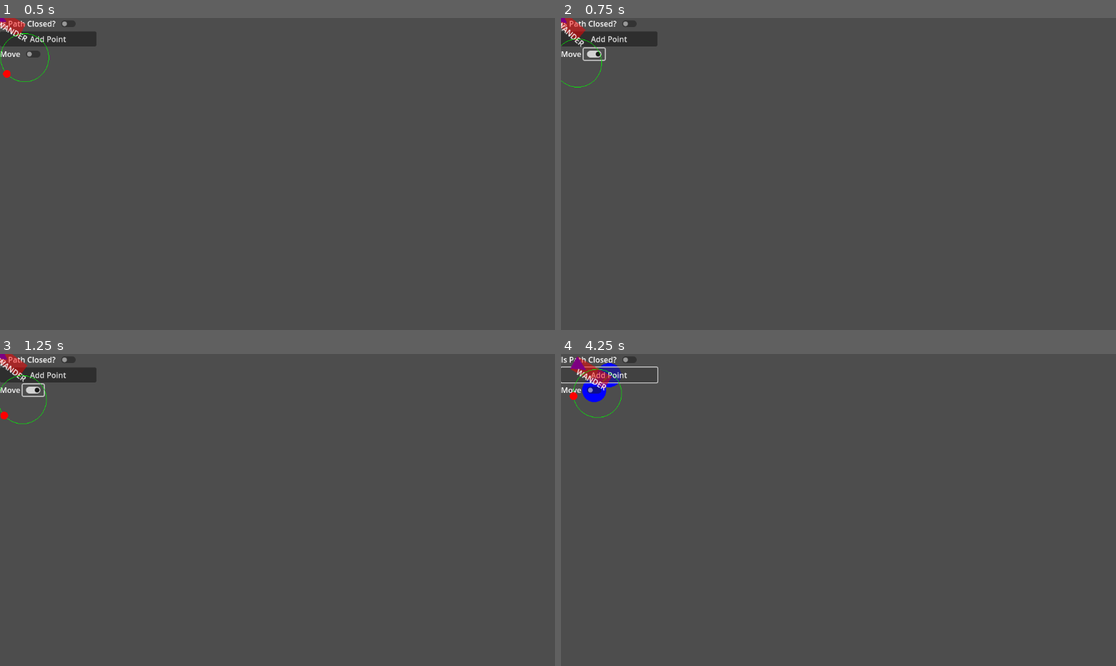
Above: before the commit, frames 1-4 (two rows, left to right).
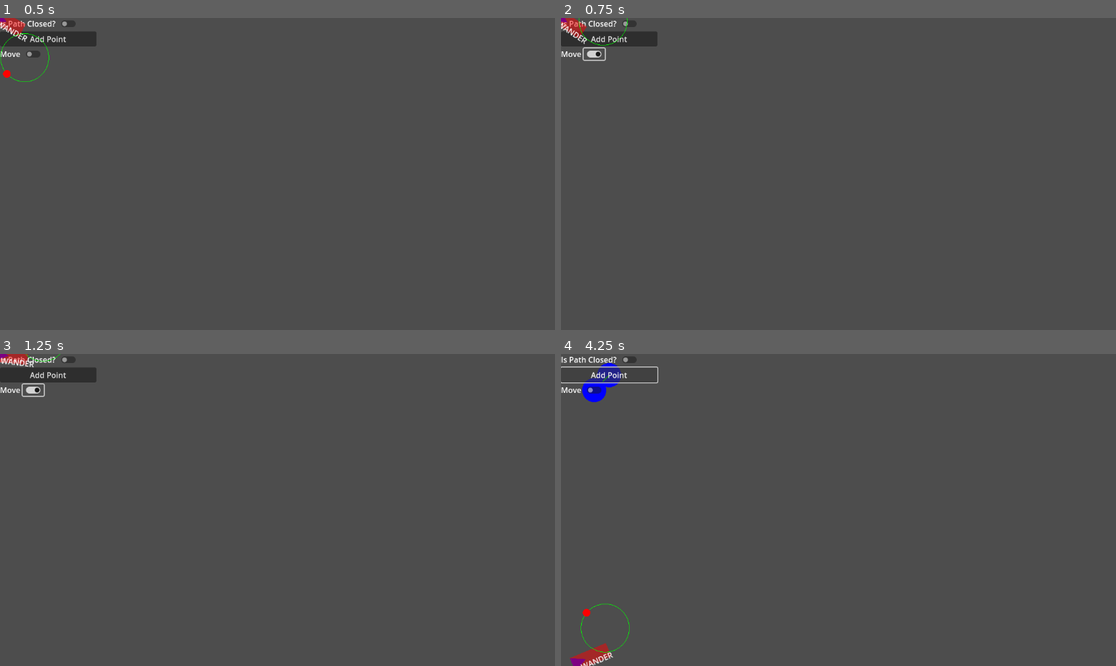
Above: after the commit, the same moments.

Repository: 702BH/GameAIProjects
Game: Godot game, scene res://ProgrammingGameAIByExample/path_following.tscn
Two runs of this game, one before a commit and one after it. Both use one fixed random seed, a clock stepped at 60 frames per second and the inputs below. The project has no main scene, so this scene is started directly.
Inputs (mouse positions are in pixels of both pictures, inside the frame that each line leads up to):
- Up to frame 1 (0.5 s): no input
- Up to frame 2 (0.75 s): click (594, 55) at 0.5 s
- Up to frame 3 (1.25 s): no input
- Up to frame 4 (4.25 s): click "Add Point" at 1.25 s; click "Add Point" at 2 s; click (594, 391) at 2.75 s; click "Add Point" at 3.5 s

Frame 1 is identical in both runs. In frame 2, 0.2% of the frame differs, in the area x 0-13%, y 0-23%; in frame 3, 0.4%; in frame 4, 0.9%, in the area x 1-13%, y 0-100%.

Commit message:
implementing follow offset pursuit

Diff:
--- a/aiforgamesprojects/ProgrammingGameAIByExample/SteeringBehaviours/steering_path_following.gd
+++ b/aiforgamesprojects/ProgrammingGameAIByExample/SteeringBehaviours/steering_path_following.gd
@@ -3,14 +3,43 @@
 
 const WAYPOINT_SEEK_DISTANCE := 200.0
 
+const DecelerationTweaker := 0.3
+
+
+var selected_dec
+
+
+
 var current_way_point : Vector2
-var new_way_point
 
 func _enter_tree() -> void:
+	selected_dec = Vehicle.Deceleration.NORMAL
 	if !path.points.is_empty():
-		current_way_point = path.points[0]
+		current_way_point = path.get_next_way_point()
+	else:
+		transition_state(Vehicle.State.WANDER)
 
 
 func _physics_process(delta: float) -> void:
-	if current_way_point.distance_squared_to(vehicle.position) < WAYPOINT_SEEK_DISTANCE:
-		pass
+	if current_way_point == Vector2.ZERO:
+		if path.is_finished():
+			transition_state(Vehicle.State.WANDER)
+		else:
+			current_way_point = path.get_next_way_point()
+		return
+	# Arrive towards current way point
+	var to_target := current_way_point - vehicle.position
+	var dist := to_target.length()
+	if dist > 0:
+		var speed : float = dist / float(selected_dec) * DecelerationTweaker
+		speed = clamp(speed, 0.0, vehicle.max_speed)
+
+		var desired_velocity := to_target * speed / dist
+
+		vehicle.apply_force((desired_velocity - vehicle.velocity).limit_length(vehicle.max_force))
+
+	if dist < WAYPOINT_SEEK_DISTANCE:
+		current_way_point = path.get_next_way_point()
+
+	if current_way_point == Vector2.ZERO:
+		transition_state(Vehicle.State.WANDER)
--- /dev/null
+++ b/aiforgamesprojects/ProgrammingGameAIByExample/SteeringBehaviours/steering_pursue_offset.gd
@@ -0,0 +1,21 @@
+class_name SteeringPursueOffset
+extends SteeringState
+
+
+var offset_position
+
+const DecelerationTweaker := 0.3
+
+func _physics_process(delta: float) -> void:
+	offset_position = leader.position +  leader.velocity.normalized() * -15.0
+
+	var to_offset = offset_position - vehicle.position
+
+	var look_ahead_time = to_offset.length() / (vehicle.max_speed + leader.velocity.length())
+
+	var future_position = offset_position  + leader.velocity * look_ahead_time
+
+	var desired_velocity = (future_position - vehicle.position).normalized() * vehicle.max_speed
+	var steering = (desired_velocity - vehicle.velocity).limit_length(vehicle.max_force)
+
+	vehicle.apply_force(steering)
--- a/aiforgamesprojects/ProgrammingGameAIByExample/SteeringBehaviours/steering_state.gd
+++ b/aiforgamesprojects/ProgrammingGameAIByExample/SteeringBehaviours/steering_state.gd
@@ -12,7 +12,9 @@
 
 var path : PathI = null
 
-func setup(context_vehicle: Vehicle, context_target: Target, context_obstacles, context_state_data, context_interpose_1, context_interpose_2, context_path) ->void:
+var leader : Vehicle = null
+
+func setup(context_vehicle: Vehicle, context_target: Target, context_obstacles, context_state_data, context_interpose_1, context_interpose_2, context_path, context_leader) ->void:
 	vehicle = context_vehicle
 	target = context_target
 	obstacles = context_obstacles
@@ -20,6 +22,7 @@
 	interpose_target_1 = context_interpose_1
 	interpose_target_2 = context_interpose_2
 	path = context_path
+	leader = context_leader
 
 
 func transition_state(new_state: Vehicle.State, state_data: SteeringStateData = SteeringStateData.new()) -> void:
--- /dev/null
+++ b/aiforgamesprojects/ProgrammingGameAIByExample/cross_hair.gd
@@ -0,0 +1,22 @@
+class_name CrossHair
+extends Target
+
+var is_placing := false
+
+
+
+func _input(event: InputEvent) -> void:
+	if event is InputEventMouseButton and event.is_pressed():
+		if event.button_index == MOUSE_BUTTON_LEFT:
+			is_placing = !is_placing
+
+
+func _process(delta: float) -> void:
+	queue_redraw()
+	if is_placing:
+		global_position = get_global_mouse_position()
+
+
+func _draw() -> void:
+	draw_line(Vector2(0, -10), Vector2(0, 10), "red", 2.0)
+	draw_line(Vector2(-10, 0), Vector2(10, 0), "red", 2.0)
--- /dev/null
+++ b/aiforgamesprojects/ProgrammingGameAIByExample/follow_offset.gd
@@ -0,0 +1,31 @@
+extends Node2D
+
+
+
+@onready var vehicle_prefab := preload("res://ProgrammingGameAIByExample/vehicle.tscn")
+@onready var crosshair : CrossHair = $CrossHair
+@onready var vehicle_container : Node2D = $VehicleContainer
+
+func _ready() -> void:
+	crosshair.is_placing = true
+	spawn_vehicles()
+
+
+func spawn_vehicles():
+	var leader : Vehicle = vehicle_prefab.instantiate()
+	leader.target = crosshair
+	leader.radius = 15.0
+	leader.is_debugging = false
+	leader.position = Vector2(get_window().size.x / 2, get_window().size.y / 2)
+	leader.switch_state(Vehicle.State.ARRIVE)
+	vehicle_container.add_child(leader)
+
+	for i in range(2):
+		var follower : Vehicle = vehicle_prefab.instantiate()
+		follower.leader = leader
+		follower.radius = 7.0
+		follower.is_debugging = false
+		follower.position = Vector2(get_window().size.x / 2 + randf_range(-20, 20), get_window().size.y / 2 + randf_range(-20, 20))
+		follower.switch_state(Vehicle.State.PURSUE_OFFSET)
+		follower.name = "Follower : " + str(i)
+		vehicle_container.add_child(follower)
--- /dev/null
+++ b/aiforgamesprojects/ProgrammingGameAIByExample/follow_offset.tscn
@@ -0,0 +1,12 @@
+[gd_scene load_steps=3 format=3 uid="uid://dhq8fw76dc246"]
+
+[ext_resource type="Script" uid="uid://oashvt216vyo" path="res://ProgrammingGameAIByExample/follow_offset.gd" id="1_crekm"]
+[ext_resource type="Script" uid="uid://c4611v1yhve07" path="res://ProgrammingGameAIByExample/cross_hair.gd" id="1_nva44"]
+
+[node name="FollowOffset" type="Node2D"]
+script = ExtResource("1_crekm")
+
+[node name="CrossHair" type="Node2D" parent="."]
+script = ExtResource("1_nva44")
+
+[node name="VehicleContainer" type="Node2D" parent="."]
--- a/aiforgamesprojects/ProgrammingGameAIByExample/mover.gd
+++ b/aiforgamesprojects/ProgrammingGameAIByExample/mover.gd
@@ -7,6 +7,7 @@
 var radius := 15.0
 var min_detection_box_length := 50.0
 var detection_box_length := 50.0
+var is_debugging := true
 
 enum Deceleration {FAST = 1, NORMAL = 2, SLOW = 3}
 
@@ -30,14 +31,15 @@
 	var points = PackedVector2Array([Vector2(-radius, -radius), Vector2(radius, 0), Vector2(-radius, radius)])
 	var colors = PackedColorArray([color.to_rgba64(), color.to_rgba64(), color.to_rgba64()])
 	draw_primitive(points, colors, [])
-	pointsDetector = PackedVector2Array([
-		Vector2(-radius, -radius),
-		Vector2(detection_box_length, -radius),
-		Vector2(detection_box_length, radius),
-		Vector2(-radius, radius)
-	])
-	var colorsDetector = PackedColorArray([Color.from_rgba8(255, 0,0,125), Color.from_rgba8(255, 0,0,125), Color.from_rgba8(255, 0,0,125)])
-	draw_primitive(pointsDetector, colorsDetector, [])
+	if is_debugging:
+		pointsDetector = PackedVector2Array([
+			Vector2(-radius, -radius),
+			Vector2(detection_box_length, -radius),
+			Vector2(detection_box_length, radius),
+			Vector2(-radius, radius)
+		])
+		var colorsDetector = PackedColorArray([Color.from_rgba8(255, 0,0,125), Color.from_rgba8(255, 0,0,125), Color.from_rgba8(255, 0,0,125)])
+		draw_primitive(pointsDetector, colorsDetector, [])
 
 
 func wrap_around() -> void:
--- a/aiforgamesprojects/ProgrammingGameAIByExample/path.gd
+++ b/aiforgamesprojects/ProgrammingGameAIByExample/path.gd
@@ -3,3 +3,21 @@
 var points : Array[Vector2] = []
 
 var is_closed := false
+
+var current_index :=0
+
+func get_next_way_point() -> Vector2:
+	if points.is_empty():
+		return Vector2.ZERO
+
+	if current_index >= points.size():
+		if is_closed:
+			current_index = 0
+		else:
+			return Vector2.ZERO
+	var point = points[current_index]
+	current_index +=1
+	return point
+
+func is_finished() -> bool:
+	return current_index >= points.size()
--- a/aiforgamesprojects/ProgrammingGameAIByExample/path_following.gd
+++ b/aiforgamesprojects/ProgrammingGameAIByExample/path_following.gd
@@ -6,10 +6,14 @@
 var is_placing_point := false
 
 @onready var vehicle : Vehicle = $Vehicle
+@onready var move_toggle :Button = $PathControls/VBoxContainer/HBoxContainer2/Move
+
+var is_moving := false
 
 func _ready() -> void:
 	vehicle.path = paths
-	vehicle.switch_state(vehicle.State.WANDER)
+	vehicle.switch_state(Vehicle.State.WANDER)
+	is_moving = move_toggle.button_pressed
 
 func _input(event: InputEvent) -> void:
 	if event is InputEventMouseButton and event.is_pressed():
@@ -18,8 +22,10 @@
 				is_placing_point = false
 				paths.points.append(get_global_mouse_position())
 
+
 func _process(delta: float) -> void:
 	queue_redraw()
+	print(paths.is_closed)
 
 func _on_add_point_pressed() -> void:
 	is_placing_point = true
@@ -36,3 +42,12 @@
 
 func _on_is_closed_toggled(toggled_on: bool) -> void:
 	paths.is_closed = !paths.is_closed
+
+
+func _on_move_toggled(toggled_on: bool) -> void:
+	paths.current_index = 0
+	is_moving = move_toggle.button_pressed
+	if is_moving:
+		vehicle.switch_state(Vehicle.State.PATH_FOLLOWING)
+	elif !(vehicle.current_state is SteeringWander):
+		vehicle.switch_state(Vehicle.State.WANDER)
--- a/aiforgamesprojects/ProgrammingGameAIByExample/path_following.tscn
+++ b/aiforgamesprojects/ProgrammingGameAIByExample/path_following.tscn
@@ -50,3 +50,4 @@
 
 [connection signal="toggled" from="PathControls/VBoxContainer/HBoxContainer/isClosed" to="." method="_on_is_closed_toggled"]
 [connection signal="pressed" from="PathControls/VBoxContainer/AddPoint" to="." method="_on_add_point_pressed"]
+[connection signal="toggled" from="PathControls/VBoxContainer/HBoxContainer2/Move" to="." method="_on_move_toggled"]
--- a/aiforgamesprojects/ProgrammingGameAIByExample/steering_state_factory.gd
+++ b/aiforgamesprojects/ProgrammingGameAIByExample/steering_state_factory.gd
@@ -12,7 +12,8 @@
 		Vehicle.State.OBSTACLE_AVOIDANCE : SteeringObstacleAvoidance,
 		Vehicle.State.WALL_AVOIDANCE : SteeringWallAvoidance,
 		Vehicle.State.INTERPOSE: SteeringInterpose,
-		Vehicle.State.PATH_FOLLOWING : SteeringPathFollowing
+		Vehicle.State.PATH_FOLLOWING : SteeringPathFollowing,
+		Vehicle.State.PURSUE_OFFSET : SteeringPursueOffset
 	}
 
 func get_fresh_state(state: Vehicle.State) -> SteeringState:
--- a/aiforgamesprojects/ProgrammingGameAIByExample/vehicle.gd
+++ b/aiforgamesprojects/ProgrammingGameAIByExample/vehicle.gd
@@ -4,7 +4,7 @@
 const PANIC_DISTANCE := 50.0
 
 
-enum State {SEEK, FLEE, ARRIVE, PURSUE, WANDER, OBSTACLE_AVOIDANCE, WALL_AVOIDANCE, INTERPOSE, PATH_FOLLOWING}
+enum State {SEEK, FLEE, ARRIVE, PURSUE, WANDER, OBSTACLE_AVOIDANCE, WALL_AVOIDANCE, INTERPOSE, PATH_FOLLOWING, PURSUE_OFFSET}
 
 
 
@@ -24,10 +24,12 @@
 
 var path: PathI = null
 
+var leader : Vehicle = null
 
 func _physics_process(delta: float) -> void:
-	detection_box_length = min_detection_box_length + (velocity.length() / max_speed) * min_detection_box_length
-	$Area2D/CollisionShape2D.shape.points = pointsDetector
+	if is_debugging:
+		detection_box_length = min_detection_box_length + (velocity.length() / max_speed) * min_detection_box_length
+		$Area2D/CollisionShape2D.shape.points = pointsDetector
 	velocity += acceleration * delta
 	velocity = velocity.limit_length(max_speed)
 	position += velocity * delta
@@ -39,7 +41,7 @@
 	if current_state != null:
 		current_state.queue_free()
 	current_state = state_factory.get_fresh_state(state)
-	current_state.setup(self, target, obstacles, state_data, interpose_target_1, interpose_target_2, path)
+	current_state.setup(self, target, obstacles, state_data, interpose_target_1, interpose_target_2, path, leader)
 	current_state.state_transition_requested.connect(switch_state.bind())
 	current_state.name = "SteeringStateMachine: " + str(state)
 	call_deferred("add_child", current_state)
Not shown, added: aiforgamesprojects/ProgrammingGameAIByExample/SteeringBehaviours/steering_pursue_offset.gd.uid
Not shown, added: aiforgamesprojects/ProgrammingGameAIByExample/cross_hair.gd.uid
Not shown, added: aiforgamesprojects/ProgrammingGameAIByExample/follow_offset.gd.uid
